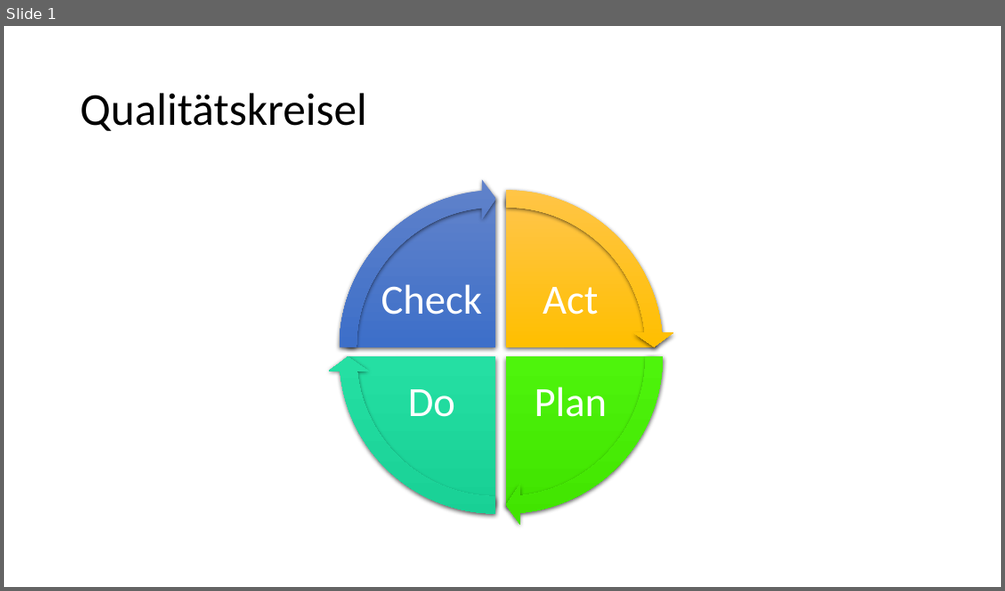
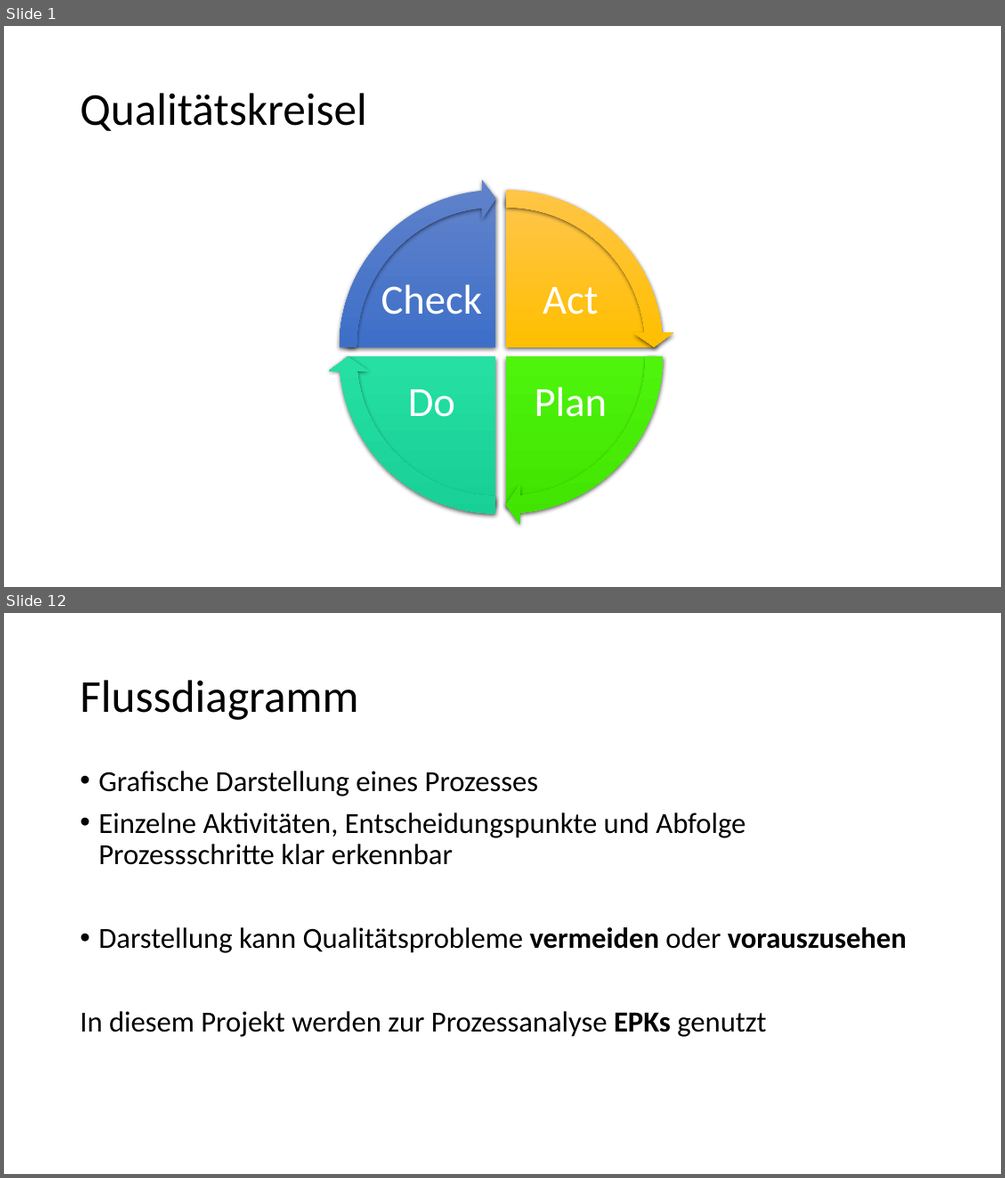
Before and after one commit to Masterarth/PM, a slide deck: documents/projectmanagement/Steuerung/Qualitätskreisel.pptx. Shown one above the other, each under a label of ours: slide 1 before the commit, slides 1 and 12 after it; the slides between them are not shown. The pictures are 1005x591 and 1005x1178 pixels, drawn with LibreOffice and Linux fonts; fonts in the diff are those of the drawing. Boxes give left, top, right and bottom in pixels: in the first picture for what was removed or moved away, otherwise in the second. Text is boxed around its words. In the diff, an @@ line names an element or a change of style, - is before the commit and + after.

```diff
--- a/documents/projectmanagement/Steuerung/Qualitätskreisel.pptx
+++ b/documents/projectmanagement/Steuerung/Qualitätskreisel.pptx
@@ slide 12 added at (4, 613, 1001, 1174), background #FFFFFF @@
@@ title added at (80, 680, 358, 720), 44 pt, text #000000 @@
+Flussdiagramm
@@ text added at (80, 771, 906, 1037), 28 pt, text #000000 @@
+• Grafische Darstellung eines Prozesses
+• Einzelne Aktivitäten, Entscheidungspunkte und Abfolge Prozessschritte klar erkennbar
+• Darstellung kann Qualitätsprobleme vermeiden oder vorauszusehen
+In diesem Projekt werden zur Prozessanalyse EPKs genutzt
```
Also in this commit, not shown: 12 other slides added, 9 other files.
